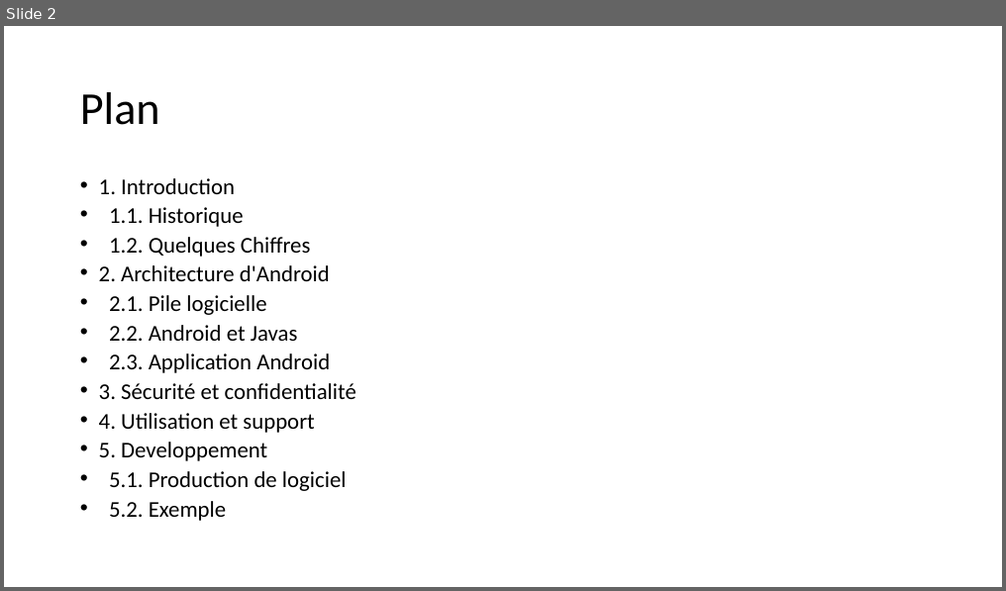
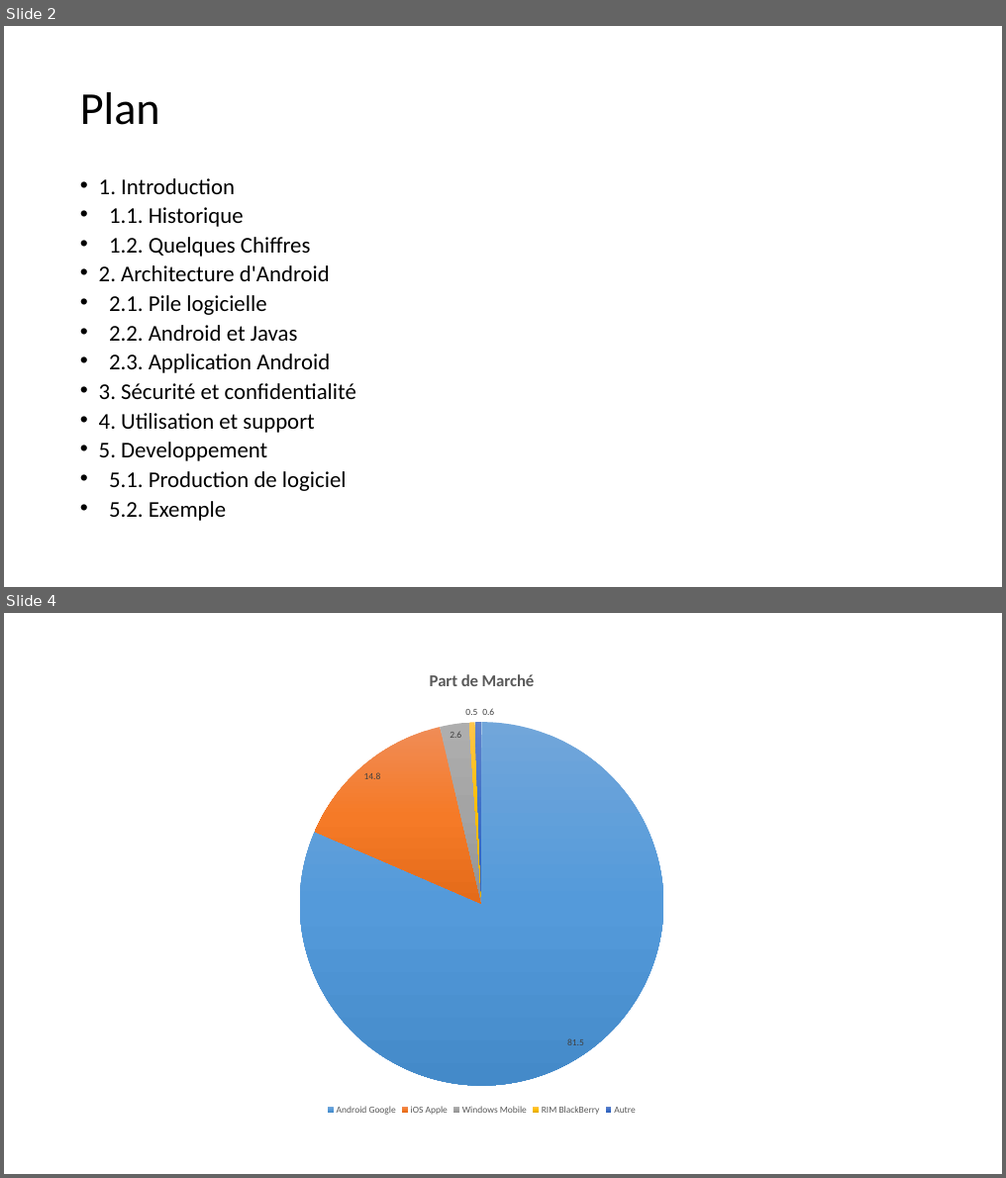
Before and after one commit to iberro/SMB214, a slide deck: Android.pptx. Shown one above the other, each under a label of ours: slide 2 before the commit, slides 2 and 4 after it; the slides between them are not shown. The pictures are 1006x591 and 1006x1178 pixels, drawn with LibreOffice and Linux fonts; fonts in the diff are those of the drawing. Boxes give left, top, right and bottom in pixels: in the first picture for what was removed or moved away, otherwise in the second. Text is boxed around its words. In the diff, an @@ line names an element or a change of style, - is before the commit and + after.

```diff
--- a/Android.pptx
+++ b/Android.pptx
@@ slide 4 added at [4,613,1002,1174], background #FFFFFF @@
@@ pie chart added at [109,653,856,1118] @@
+title "Part de Marché"
+categories: Android Google, iOS Apple, Windows Mobile, RIM BlackBerry, Autre
+Part de Marché: 81.5, 14.8, 2.6, 0.5, 0.6
```
Also in this commit, not shown: 1 slide changed, 2 other slides added.
